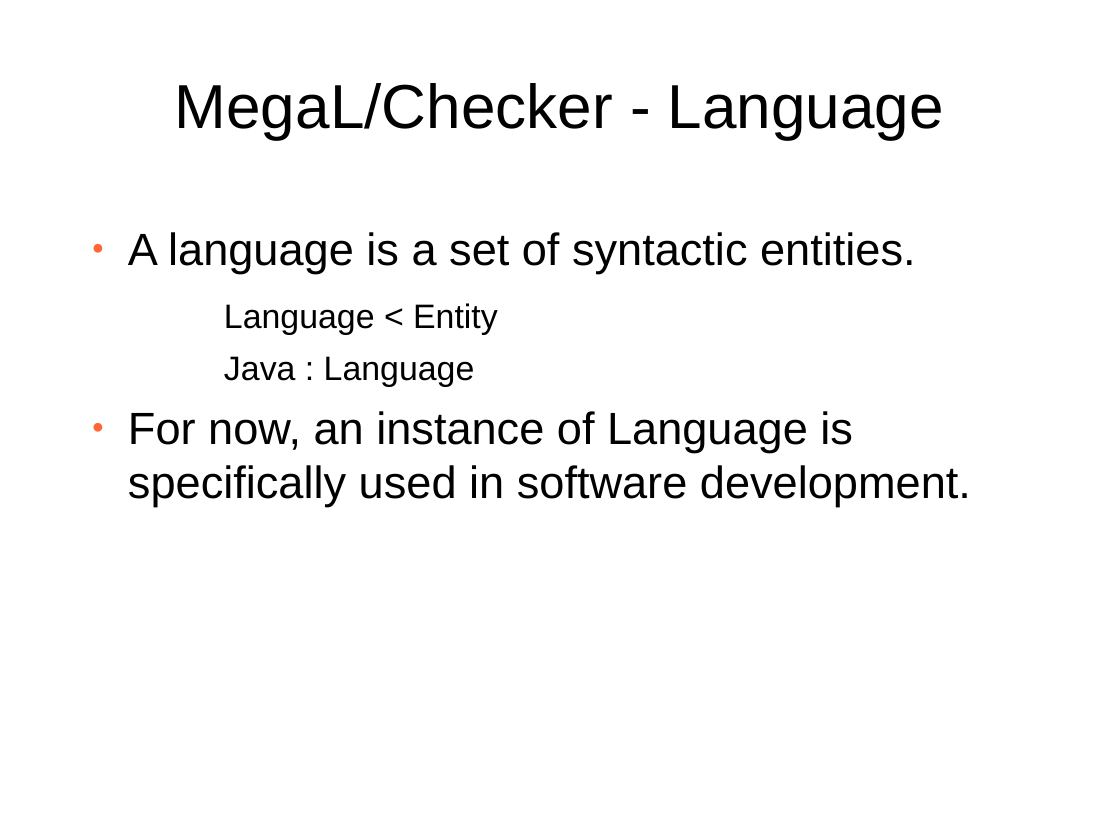
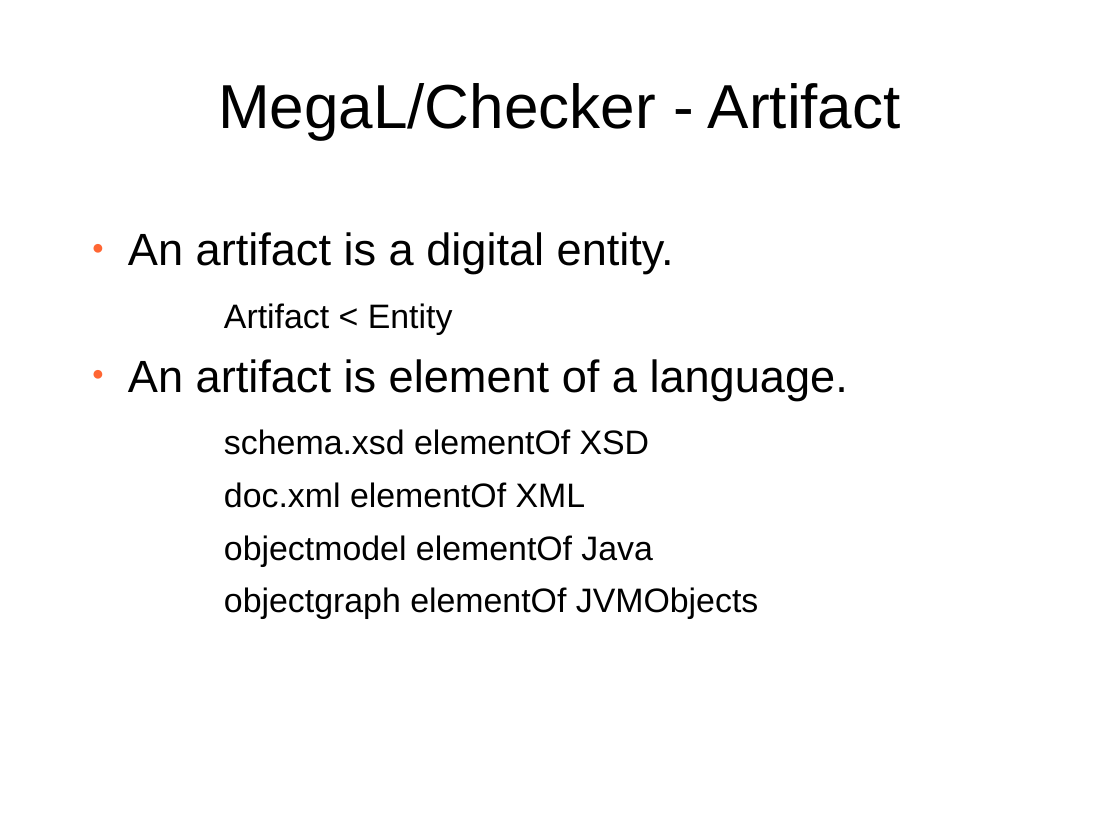
Before and after one commit to softlang/megalib, a slide deck: slide 11 of docs/LanguageDescription.odp (slide 6 before the commit). Drawn at 1120x840 pixels with LibreOffice and Linux fonts; fonts in the diff are those of the drawing; background and template pictures are left out. Boxes give left, top, right and bottom in pixels: in the first picture for what was removed or moved away, otherwise in the second. Text is boxed around its words. In the diff, an @@ line names an element or a change of style, - is before the commit and + after.

```diff
--- a/docs/LanguageDescription.odp
+++ b/docs/LanguageDescription.odp
@@ title at (218, 83, 901, 139): text changed @@
-MegaL/Checker - Language
+MegaL/Checker - Artifact
@@ text at (128, 232, 848, 619): text changed; size 32 to 24 pt @@
-● A language is a set of syntactic entities.
-    − Language < Entity
-    − Java : Language
-● For now, an instance of Language is specifically used in software development.
+● An artifact is a digital entity.
+    − Artifact < Entity
+● An artifact is element of a language.
+    − schema.xsd elementOf XSD
+    − doc.xml elementOf XML
+    − objectmodel elementOf Java
+    − objectgraph elementOf JVMObjects
```
Also in this commit, not shown: 12 other slides changed, 9 slides added, 4 slides removed, 1 other file.
